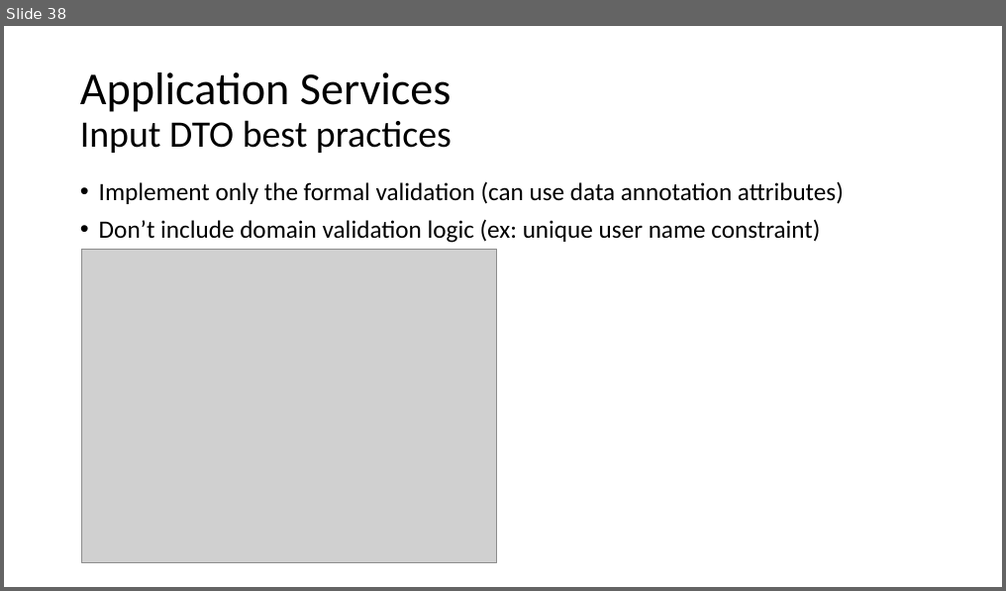
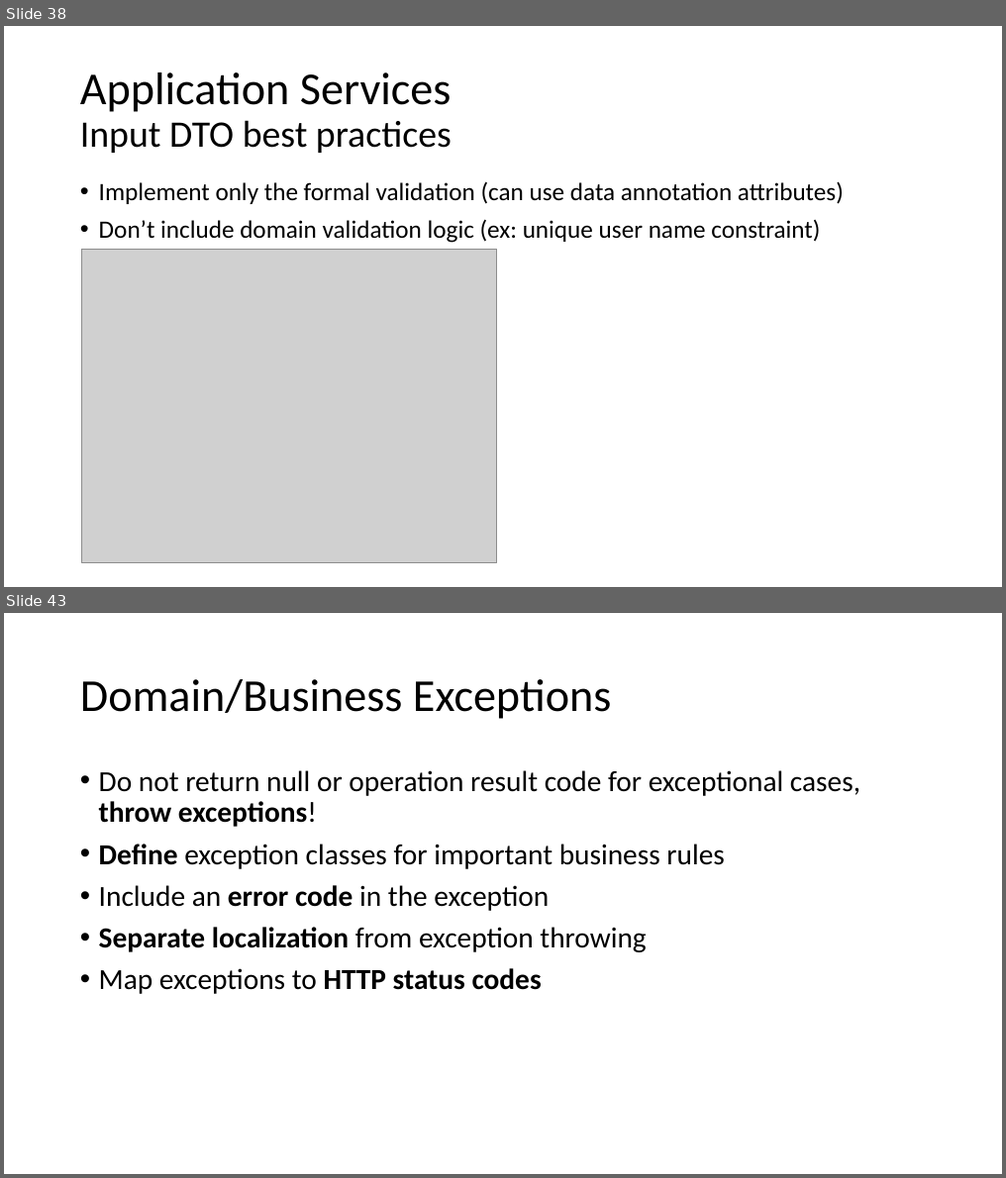
Before and after one commit to hikalkan/presentations, a slide deck: 2019-XX-XX Implementing DDD/Presentation.pptx. Shown one above the other, each under a label of ours: slide 38 before the commit, slides 38 and 43 after it; the slides between them are not shown. The pictures are 1006x591 and 1006x1178 pixels, drawn with LibreOffice and Linux fonts; fonts in the diff are those of the drawing; grey boxes stand for pictures. Boxes give left, top, right and bottom in pixels: in the first picture for what was removed or moved away, otherwise in the second. Text is boxed around its words. In the diff, an @@ line names an element or a change of style, - is before the commit and + after.

```diff
--- a/2019-XX-XX Implementing DDD/Presentation.pptx
+++ b/2019-XX-XX Implementing DDD/Presentation.pptx
@@ slide 43 added at (4,613,1002,1174), background #FFFFFF @@
@@ title added at (80,679,611,719), 44 pt, text #000000 @@
+Domain/Business Exceptions
@@ text added at (99,770,860,994), 28 pt, text #000000 @@
+• Do not return null or operation result code for exceptional cases, throw exceptions!
+• Define exception classes for important business rules
+• Include an error code in the exception
+• Separate localization from exception throwing
+• Map exceptions to HTTP status codes
```
Also in this commit, not shown: 2 slides changed, 5 other slides added, 1 other file.
